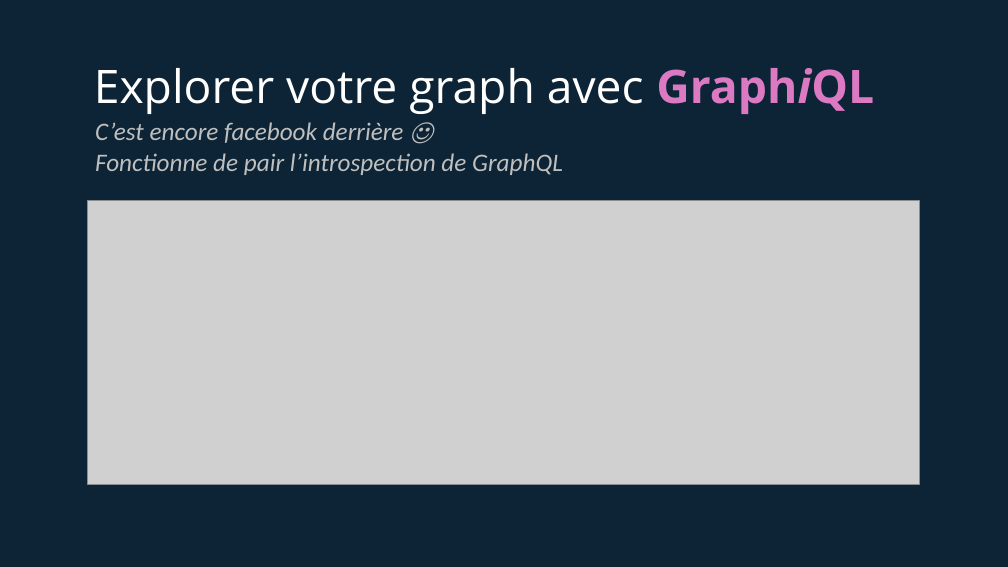
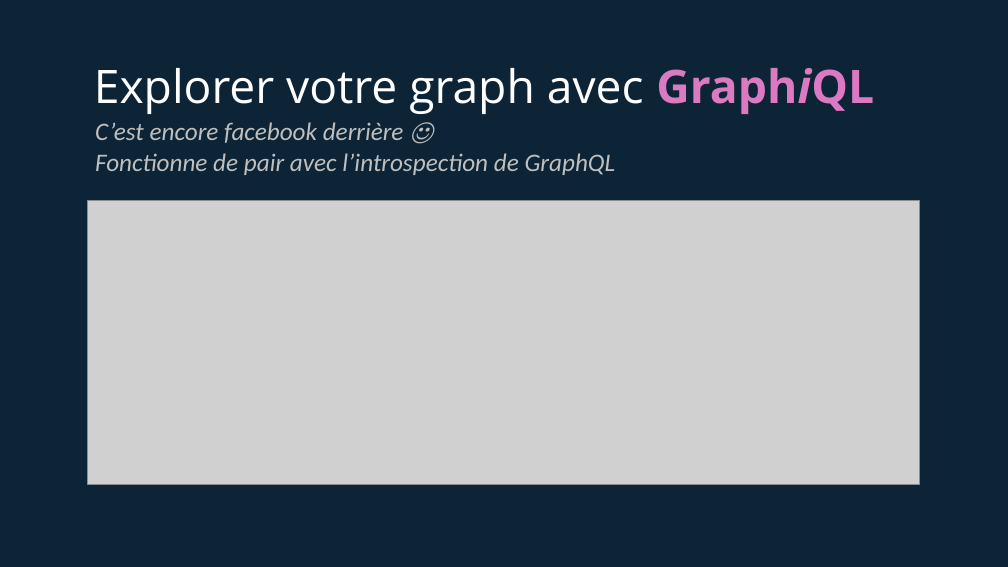
Before and after one commit to tsunammis/graphql-the-new-age-of-api, a slide deck: slide 14 of introduction-graphql.pptx. Drawn at 1008x567 pixels with LibreOffice and Linux fonts; fonts in the diff are those of the drawing; grey boxes stand for pictures. Boxes give left, top, right and bottom in pixels: in the first picture for what was removed or moved away, otherwise in the second. Text is boxed around its words. In the diff, an @@ line names an element or a change of style, - is before the commit and + after.

Commit message:
:art: update slide for BBL

```diff
--- a/introduction-graphql.pptx
+++ b/introduction-graphql.pptx
@@ text at <box>95,122,616,175</box>: text changed @@
-C’est encore facebook derrière ☺
-Fonctionne de pair l’introspection de GraphQL
+C’est encore facebook derrière ☺
+Fonctionne de pair avec l’introspection de GraphQL
```
Also in this commit, not shown: 4 other slides changed, 2 other files.
